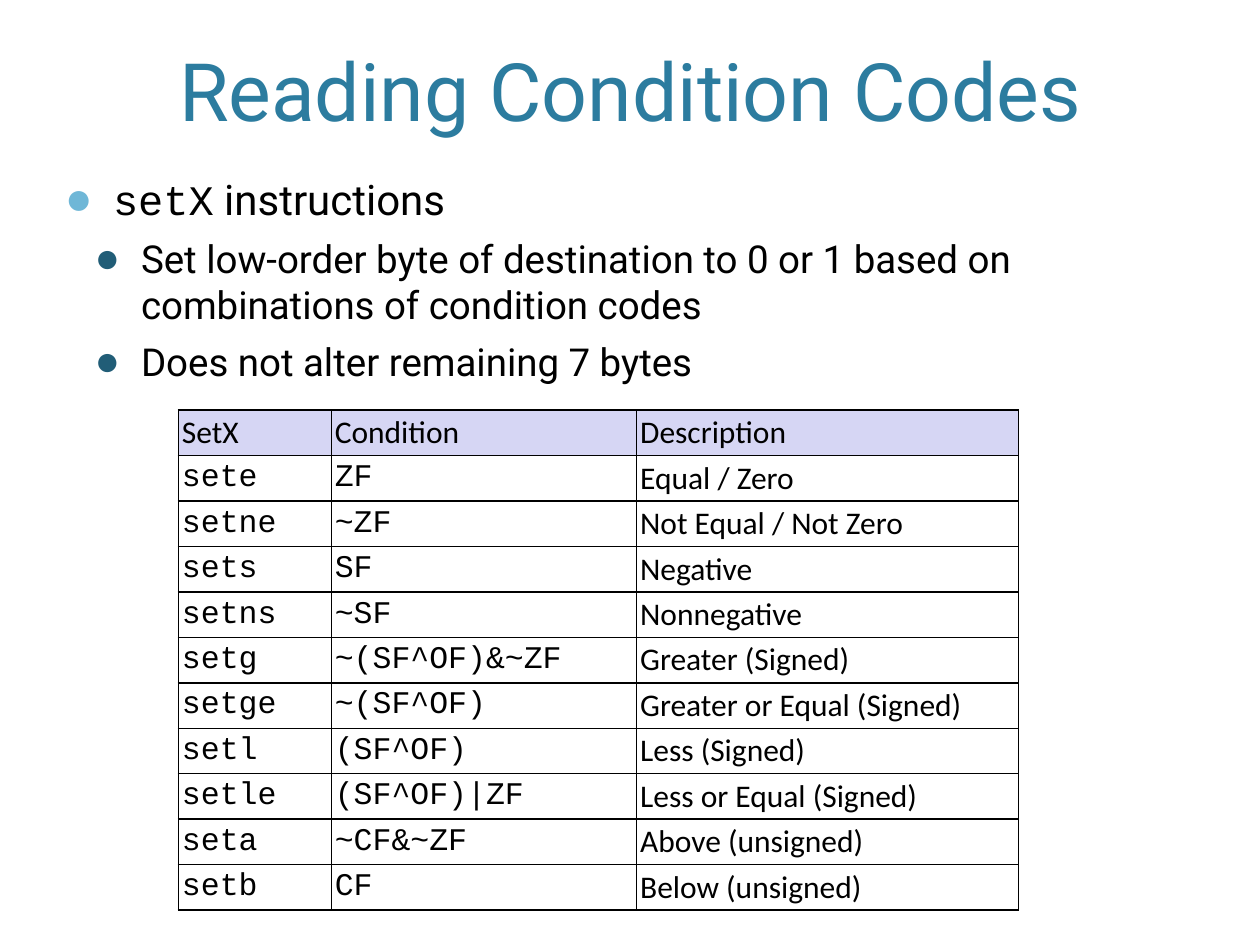
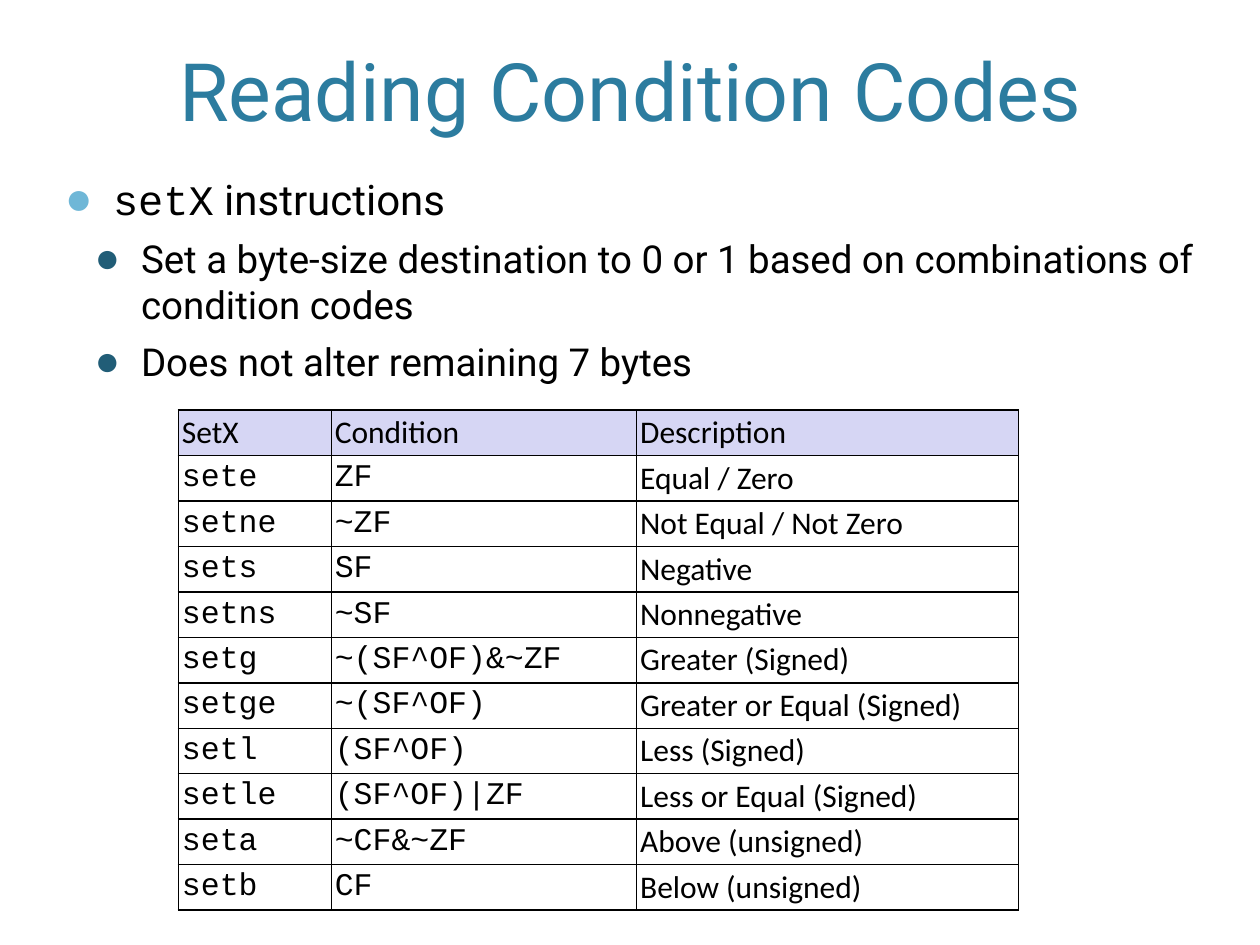
Before and after one commit to pdownen/pdownen.github.io, a slide deck: slide 6 of courses/24S/Assembly/notes/06_x86_control.pptx. Drawn at 1260x945 pixels with LibreOffice and Linux fonts; fonts in the diff are those of the drawing; background and template pictures are left out. Boxes give left, top, right and bottom in pixels: in the first picture for what was removed or moved away, otherwise in the second. Text is boxed around its words. In the diff, an @@ line names an element or a change of style, - is before the commit and + after.

```diff
--- a/courses/24S/Assembly/notes/06_x86_control.pptx
+++ b/courses/24S/Assembly/notes/06_x86_control.pptx
@@ text at (x1=141, y1=243, x2=1193, y2=320): text changed @@
-  ● Set low-order byte of destination to 0 or 1 based on combinations of condition codes
+  ● Set a byte-size destination to 0 or 1 based on combinations of condition codes
```
Also in this commit, not shown: 7 other slides changed.
